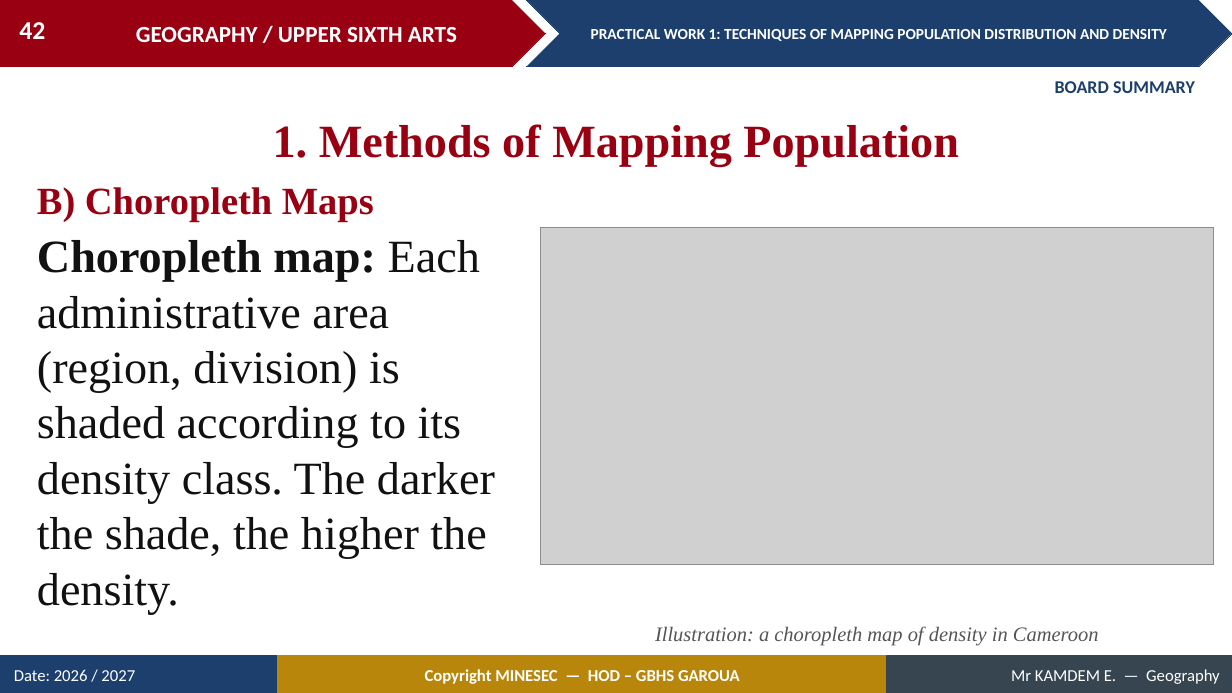
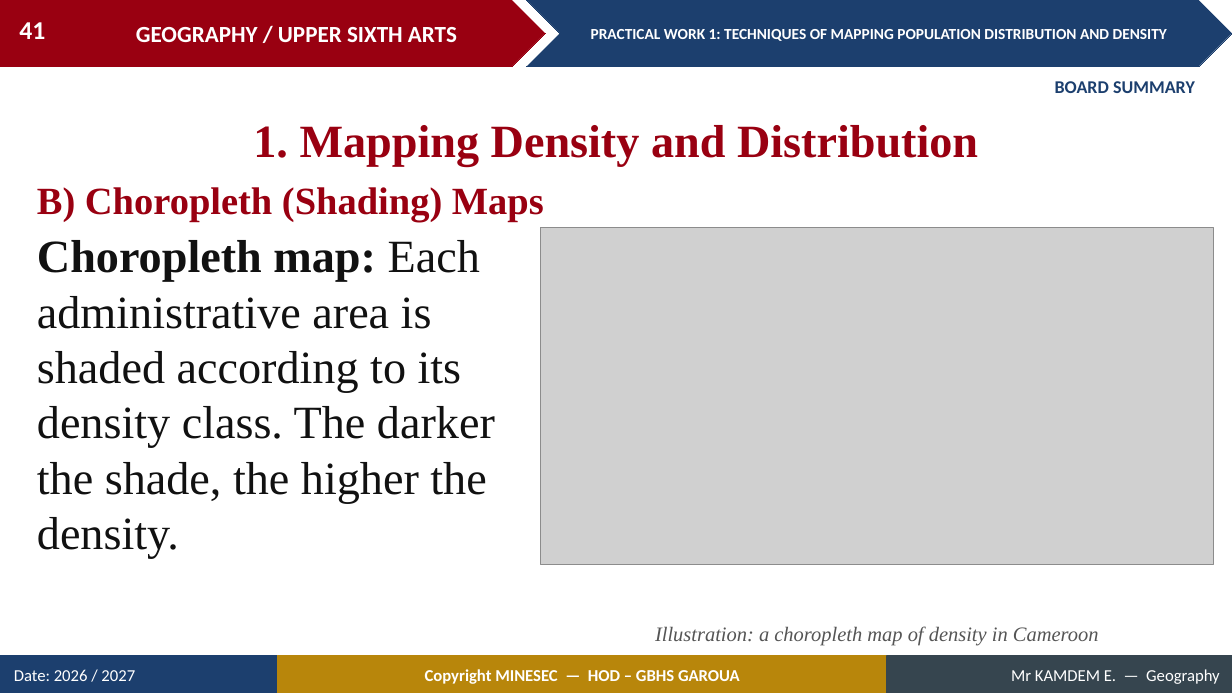
Before and after one commit to Berthautk/linea-github, a slide deck: slide 41 of lecons/USA/Population Geography/03_USA_POP_PW01_Techniques_of_Mapping_Population_Distribution_and_Density.pptx (slide 42 before the commit). Drawn at 1232x693 pixels with LibreOffice and Linux fonts; fonts in the diff are those of the drawing; grey boxes stand for pictures. Boxes give left, top, right and bottom in pixels: in the first picture for what was removed or moved away, otherwise in the second. Text is boxed around its words. In the diff, an @@ line names an element or a change of style, - is before the commit and + after.

```diff
--- a/lecons/USA/Population Geography/03_USA_POP_PW01_Techniques_of_Mapping_Population_Distribution_and_Density.pptx
+++ b/lecons/USA/Population Geography/03_USA_POP_PW01_Techniques_of_Mapping_Population_Distribution_and_Density.pptx
@@ page number at [19,22,45,39]: text changed @@
-42
+41
@@ text at [253,125,978,166]: text changed @@
-1. Methods of Mapping Population
+1. Mapping Density and Distribution
@@ text at [37,187,544,222]: text changed @@
-B) Choropleth Maps
+B) Choropleth (Shading) Maps
@@ text at [37,240,495,559]: text changed @@
-Choropleth map: Each administrative area (region, division) is shaded according to its density class. The darker the shade, the higher the density.
+Choropleth map: Each administrative area is shaded according to its density class. The darker the shade, the higher the density.
```
Also in this commit, not shown: 29 other slides changed, 2 slides added, 8 slides removed, 3 other files.
